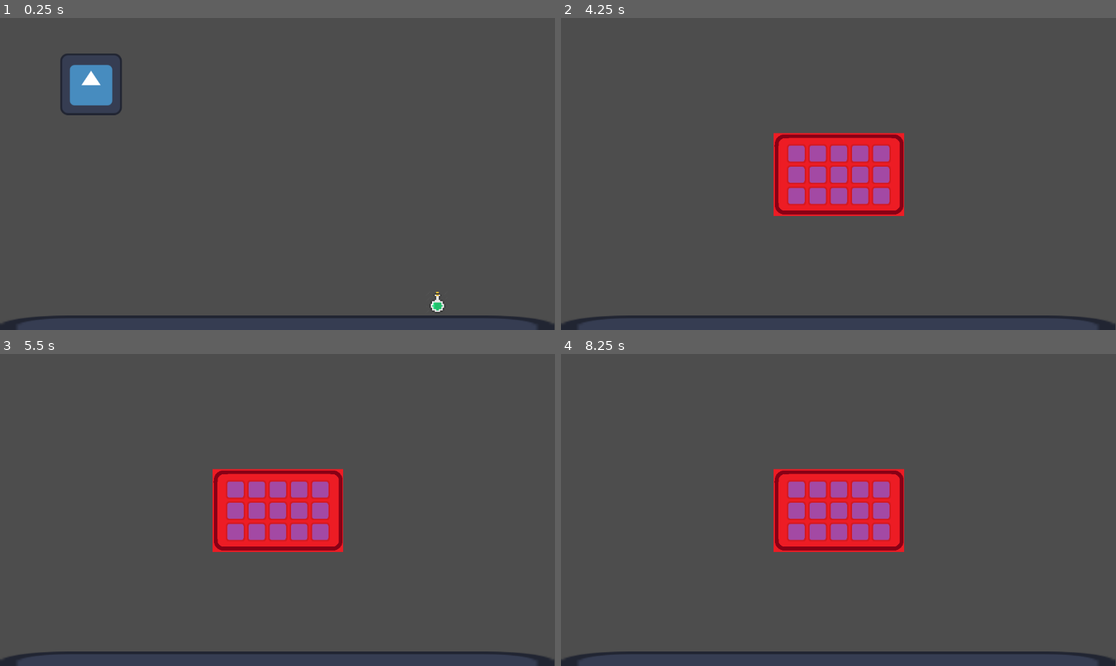
Above: before the commit, frames 1-4 (two rows, left to right).
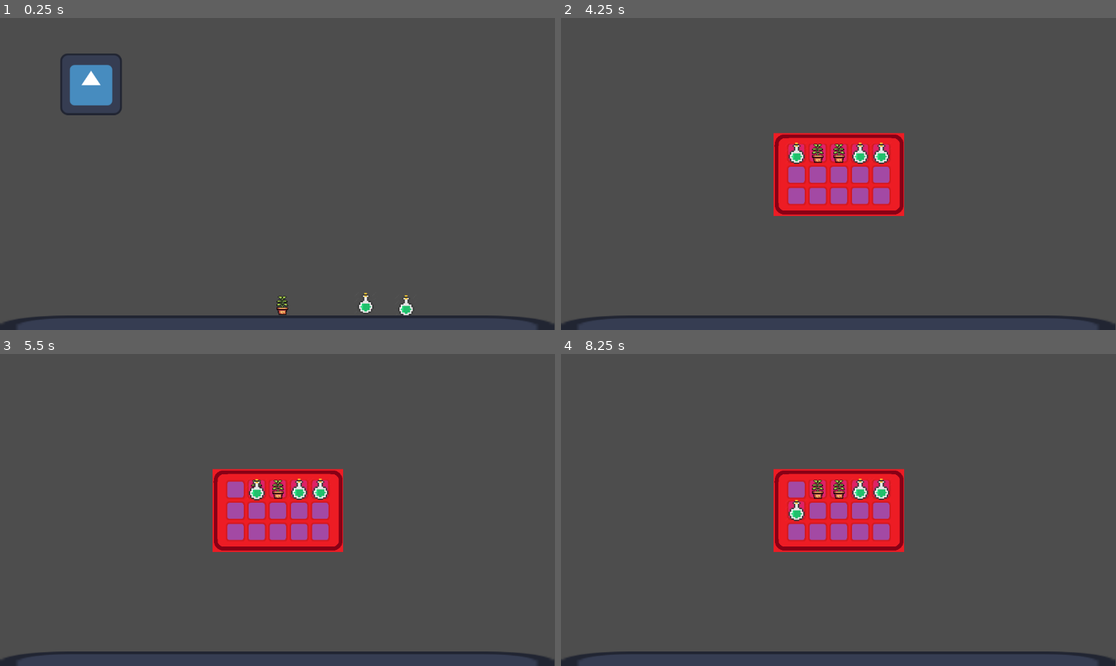
Above: after the commit, the same moments.

Repository: Ishidawg/project-cats-destiny
Game: Godot game, scene res://teste.tscn
Same seed, same stepped clock (60 frames per second), same inputs: the game is played once before the commit and once after it. The engine's default icon, where the game draws it, is replaced by a stand-in: a white triangle on a blue panel in a dark square.
Inputs (mouse positions are in pixels of both pictures, inside the frame that each line leads up to):
- Up to frame 1 (0.25 s): no input
- Up to frame 2 (4.25 s): tap Enter (ui_accept) at 0.5, 0.77, 1.52, 2, 3.02, 3.5, 3.77 s; move the mouse to (960, 158) at 0.52 s; hold Right (ui_right) 0.53-2.03 s; move the mouse to (727, 189) at 1.27 s; move the mouse to (894, 105) at 2.02 s; hold Left (ui_left) 2.03-2.78 s; move the mouse to (810, 236) at 2.77 s; hold Right (ui_right) from 2.78 s (still down); move the mouse to (1005, 220) at 3.52 s; tap I (toggle_inventory) at 4.15 s
- Up to frame 3 (5.5 s): release Right (ui_right) at 4.25 s; click (233, 488) at 4.27 s; click (255, 488) at 5.02 s
- Up to frame 4 (8.25 s): click (838, 488) at 5.77 s; click (860, 488) at 6.52 s; click (882, 488) at 7.27 s; click (794, 510) at 8.02 s

The runs differ from the first frame. In frame 1, 0.4% of the frame differs, in the area x 49-81%, y 87-96%; in frame 2, 0.9%; in frame 3, 0.7%; in frame 4, 0.9%, in the area x 40-60%, y 39-54%.

Commit message:
implementações no inventario

Diff:
--- /dev/null
+++ b/gui/item_stack_gui.gd
@@ -0,0 +1,11 @@
+class_name ItemStackGui extends Panel
+
+@onready var item_sprite: Sprite2D = $Item
+
+var inventory_item: InventoryItem
+
+func update():
+	if !inventory_item: return
+
+	item_sprite.visible = true
+	item_sprite.texture = inventory_item.texture
--- /dev/null
+++ b/gui/item_stack_gui.tscn
@@ -0,0 +1,8 @@
+[gd_scene load_steps=2 format=3 uid="uid://c3q6issa4hxia"]
+
+[ext_resource type="Script" uid="uid://cdu24mksjvtug" path="res://gui/item_stack_gui.gd" id="1_8yfiu"]
+
+[node name="Panel" type="Panel"]
+script = ExtResource("1_8yfiu")
+
+[node name="Item" type="Sprite2D" parent="."]
--- a/inventory/collectables/collectable.gd
+++ b/inventory/collectables/collectable.gd
@@ -3,5 +3,5 @@
 @export var item_res: InventoryItem
 
 func collect(inventory: Inventory):
-	inventory.insert
+	inventory.insert(item_res)
 	queue_free()
--- a/inventory/collectables/collectable.tscn
+++ b/inventory/collectables/collectable.tscn
@@ -1,9 +1,11 @@
-[gd_scene load_steps=2 format=3 uid="uid://6qqrw1c50ypy"]
+[gd_scene load_steps=3 format=3 uid="uid://6qqrw1c50ypy"]
 
 [ext_resource type="Script" uid="uid://xe4yb6inregh" path="res://inventory/collectables/collectable.gd" id="1_xlp5e"]
+[ext_resource type="Resource" uid="uid://cadf08ewxxbco" path="res://inventory/items/plant.tres" id="2_44n3h"]
 
 [node name="Collectable" type="Area2D"]
 script = ExtResource("1_xlp5e")
+item_res = ExtResource("2_44n3h")
 
 [node name="CollisionShape2D" type="CollisionShape2D" parent="."]
 position = Vector2(-0.5, -0.5)
--- a/inventory/inventory.gd
+++ b/inventory/inventory.gd
@@ -1,4 +1,6 @@
 class_name Inventory extends Resource
+
+signal updated
 
 @export var items: Array[InventoryItem]
 
@@ -7,3 +9,13 @@
 		if !items[i]:
 			items[i] = item
 			break
+	updated.emit()
+
+func remove_item_at_index(index: int):
+	items[index] = null
+
+func insert_item_at_index(index: int, inventory_item: InventoryItem):
+	var old_index: int = items.find(inventory_item)
+	remove_item_at_index(old_index)
+
+	items[index] = inventory_item
--- a/inventory/player_inventory.tres
+++ b/inventory/player_inventory.tres
@@ -1,9 +1,11 @@
-[gd_resource type="Resource" script_class="Inventory" load_steps=3 format=3 uid="uid://btu2omi8hxtfc"]
+[gd_resource type="Resource" script_class="Inventory" load_steps=5 format=3 uid="uid://btu2omi8hxtfc"]
 
 [ext_resource type="Script" uid="uid://dkx6udi2qr4k3" path="res://inventory_item.gd" id="1_fi1x0"]
+[ext_resource type="Resource" uid="uid://crq8lr8hifbhm" path="res://inventory/items/green_potion.tres" id="2_fi1x0"]
+[ext_resource type="Resource" uid="uid://cadf08ewxxbco" path="res://inventory/items/plant.tres" id="3_65xq6"]
 [ext_resource type="Script" uid="uid://b4xpgvndqqsre" path="res://inventory/inventory.gd" id="4_cwv8g"]
 
 [resource]
 script = ExtResource("4_cwv8g")
-items = Array[ExtResource("1_fi1x0")]([null, null, null, null, null, null, null, null, null, null, null, null, null, null, null])
+items = Array[ExtResource("1_fi1x0")]([ExtResource("2_fi1x0"), ExtResource("3_65xq6"), null, null, null, null, null, null, null, null, null, null, null, null, null])
 metadata/_custom_type_script = "uid://b4xpgvndqqsre"
--- a/inventory_gui.gd
+++ b/inventory_gui.gd
@@ -1,4 +1,4 @@
-extends Control
+class_name InventoryGui extends Control
 
 signal opened
 signal closed
@@ -6,14 +6,37 @@
 var is_open: bool = false
 
 @onready var inventory: Inventory = preload("res://inventory/player_inventory.tres")
+@onready var item_stack_gui_class = preload("res://gui/item_stack_gui.tscn")
 @onready var slots: Array = $NinePatchRect/GridContainer.get_children()
 
+var item_in_hand: ItemStackGui
+
 func _ready():
+	connect_slots()
+	inventory.updated.connect(update)
 	update()
+
+func connect_slots():
+	for i in range (slots.size()):
+		var slot = slots[i]
+		slot.index = i
+
+		var callable = Callable(on_slot_clicked).bind(slot)
+		slot.pressed.connect(callable)
 
 func update():
 	for i in range(min(inventory.items.size(), slots.size())):
-		slots[i].update(inventory.items[i])
+		var inventory_item: InventoryItem = inventory.items[i]
+
+		if !inventory_item: continue
+
+		var item_stack_gui: ItemStackGui = slots[i].item_stack_gui
+		if !item_stack_gui:
+			item_stack_gui = item_stack_gui_class.instantiate()
+			slots[i].insert(item_stack_gui)
+
+		item_stack_gui.inventory_item = inventory_item
+		item_stack_gui.update()
 
 func open():
 	visible = true
@@ -24,3 +47,29 @@
 	visible = false
 	is_open = false
 	closed.emit()
+
+func on_slot_clicked(slot: Slot):
+	if slot.is_empty() && item_in_hand:
+		insert_item_in_slot(slot)
+		return
+
+	if !item_in_hand:
+		take_item_from_slot(slot)
+
+func take_item_from_slot(slot: Slot):
+	item_in_hand = slot.take_item()
+	add_child(item_in_hand)
+	update_item_in_hand()
+
+func insert_item_in_slot(slot: Slot):
+	var item = item_in_hand
+	remove_child(item_in_hand)
+	item_in_hand = null
+	slot.insert(item)
+
+func update_item_in_hand():
+	if !item_in_hand: return
+	item_in_hand.global_position = get_global_mouse_position() - (item_in_hand.size / 2)
+
+func _input(_event):
+	update_item_in_hand()
--- a/scripts/slot_gui.gd
+++ b/scripts/slot_gui.gd
@@ -1,13 +1,30 @@
-extends Panel
+class_name Slot extends Button
 
 @onready var backgroud_sprite: Sprite2D = $Background
-@onready var item_sprite: Sprite2D = $CenterContainer/Panel/Item
+@onready var container: CenterContainer = $CenterContainer
+@onready var inventory = preload("res://inventory/player_inventory.tres")
 
-func update(item: InventoryItem):
-	if !item:
-		backgroud_sprite.frame = 0
-		item_sprite.visible = false
-	else:
-		backgroud_sprite.frame = 1
-		item_sprite.visible = true
-		item_sprite.texture = item.texture
+var item_stack_gui: ItemStackGui
+var index: int
+
+func insert(isg: ItemStackGui):
+	item_stack_gui = isg
+	backgroud_sprite.frame = 1
+	container.add_child(item_stack_gui)
+
+	if !item_stack_gui.inventory_item || inventory.items[index] == item_stack_gui.inventory_item:
+		return
+
+	inventory.insert_item_at_index(index, item_stack_gui.inventory_item)
+
+func take_item() -> ItemStackGui:
+	var item = item_stack_gui
+
+	container.remove_child(item_stack_gui)
+	item_stack_gui = null
+	backgroud_sprite.frame = 0
+
+	return item
+
+func is_empty():
+	return !item_stack_gui
--- a/slot_gui.tscn
+++ b/slot_gui.tscn
@@ -3,7 +3,7 @@
 [ext_resource type="Script" uid="uid://biakrrh41f15j" path="res://scripts/slot_gui.gd" id="1_i74gw"]
 [ext_resource type="Texture2D" uid="uid://cqui7b4beux4t" path="res://assets/inventory_slot.png" id="1_jm88w"]
 
-[node name="Slot" type="Panel"]
+[node name="Slot" type="Button"]
 self_modulate = Color(1, 1, 1, 0)
 custom_minimum_size = Vector2(40, 40)
 offset_right = 40.0
@@ -22,8 +22,3 @@
 layout_mode = 0
 offset_right = 40.0
 offset_bottom = 40.0
-
-[node name="Panel" type="Panel" parent="CenterContainer"]
-layout_mode = 2
-
-[node name="Item" type="Sprite2D" parent="CenterContainer/Panel"]
--- a/teste.tscn
+++ b/teste.tscn
@@ -6,6 +6,7 @@
 [ext_resource type="Script" uid="uid://dppp6wwevjjeo" path="res://canvas_layer.gd" id="3_3iyrq"]
 [ext_resource type="Resource" uid="uid://btu2omi8hxtfc" path="res://inventory/player_inventory.tres" id="3_cgmdw"]
 [ext_resource type="PackedScene" uid="uid://co8iuks1bypf4" path="res://inventory_gui.tscn" id="4_4iivt"]
+[ext_resource type="PackedScene" uid="uid://ddr6rq567qvw2" path="res://inventory/collectables/plant.tscn" id="5_ddwwg"]
 [ext_resource type="PackedScene" uid="uid://04uxe0f5xgx8" path="res://inventory/collectables/green_potion.tscn" id="5_grbdc"]
 
 [sub_resource type="RectangleShape2D" id="RectangleShape2D_s2wow"]
@@ -38,8 +39,14 @@
 [node name="Sprite2D" type="Sprite2D" parent="CharacterBody2D"]
 texture = ExtResource("2_7w86a")
 
+[node name="Plant" parent="." instance=ExtResource("5_ddwwg")]
+position = Vector2(397, 488)
+
+[node name="GreenPotion2" parent="." instance=ExtResource("5_grbdc")]
+position = Vector2(570, 484)
+
 [node name="GreenPotion" parent="." instance=ExtResource("5_grbdc")]
-position = Vector2(719, 482)
+position = Vector2(654, 489)
 
 [node name="StaticBody2D" type="StaticBody2D" parent="."]
 position = Vector2(-179, 533)
Not shown, added: gui/item_stack_gui.gd.uid
Not shown, changed: icon.svg.import
Not shown: 1 places in teste.tscn that only renumber resources
